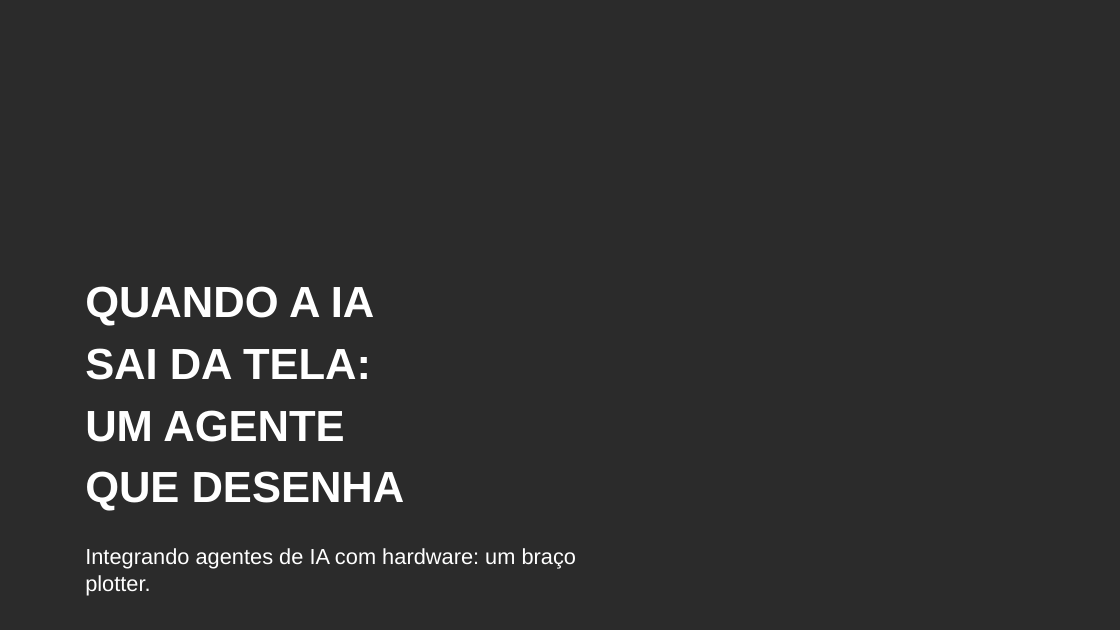
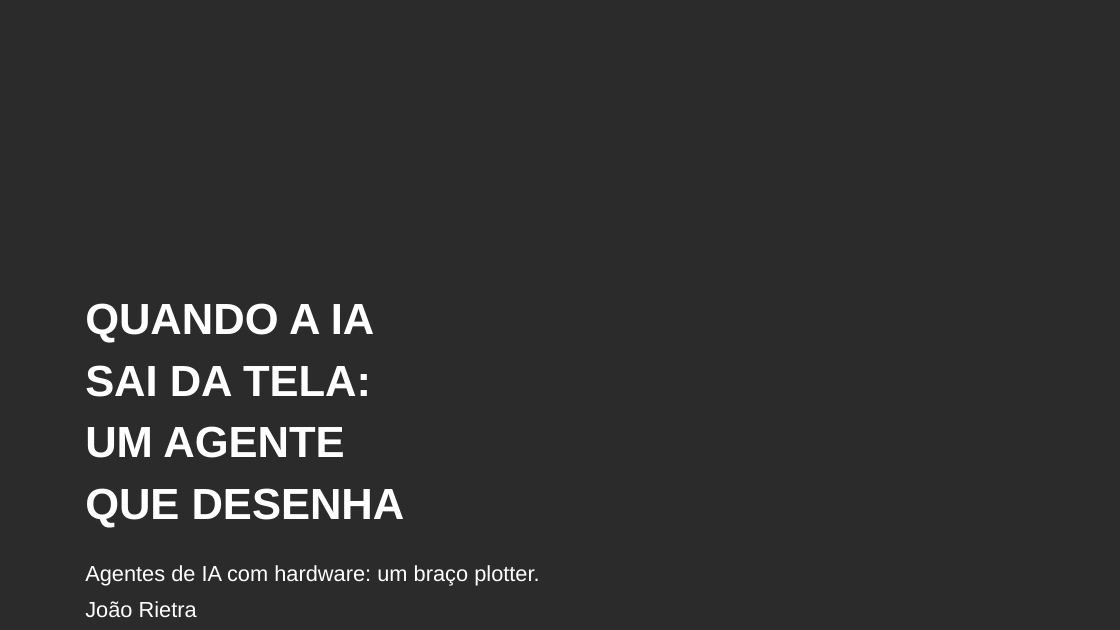
Before and after one commit to jhlr/plotter, a slide deck: slide 1 of workshop/dinamica-ia-hardware.pptx. Drawn at 1120x630 pixels with LibreOffice and Linux fonts; fonts in the diff are those of the drawing; background and template pictures are left out; a plain dark background stands for a picture behind light text. Boxes give left, top, right and bottom in pixels: in the first picture for what was removed or moved away, otherwise in the second. Text is boxed around its words. In the diff, an @@ line names an element or a change of style, - is before the commit and + after.

```diff
--- a/workshop/dinamica-ia-hardware.pptx
+++ b/workshop/dinamica-ia-hardware.pptx
@@ text "QUANDO A IA": place and size @@
-text "QUANDO A IA" at box(85, 286, 405, 511)
+text "QUANDO A IA" at box(85, 303, 405, 528)
@@ text at box(85, 565, 539, 618): text changed @@
-Integrando agentes de IA com hardware: um braço plotter.
+Agentes de IA com hardware: um braço plotter.
+João Rietra
```
Also in this commit, not shown: 3 other files.
